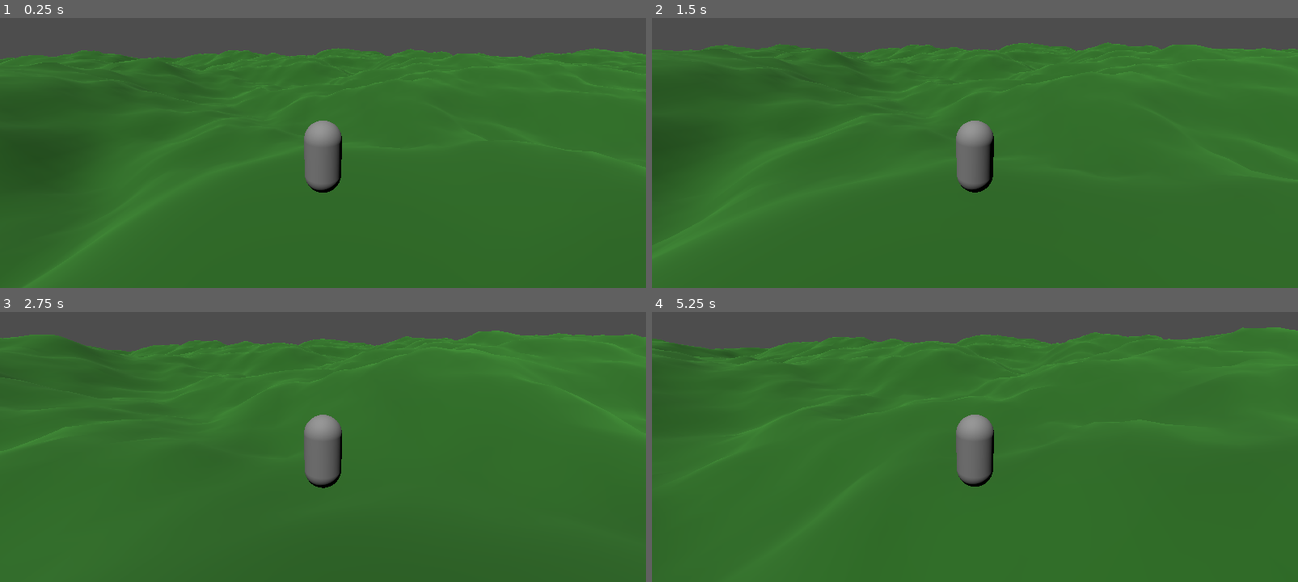
Above: before the commit, frames 1-4 (two rows, left to right).
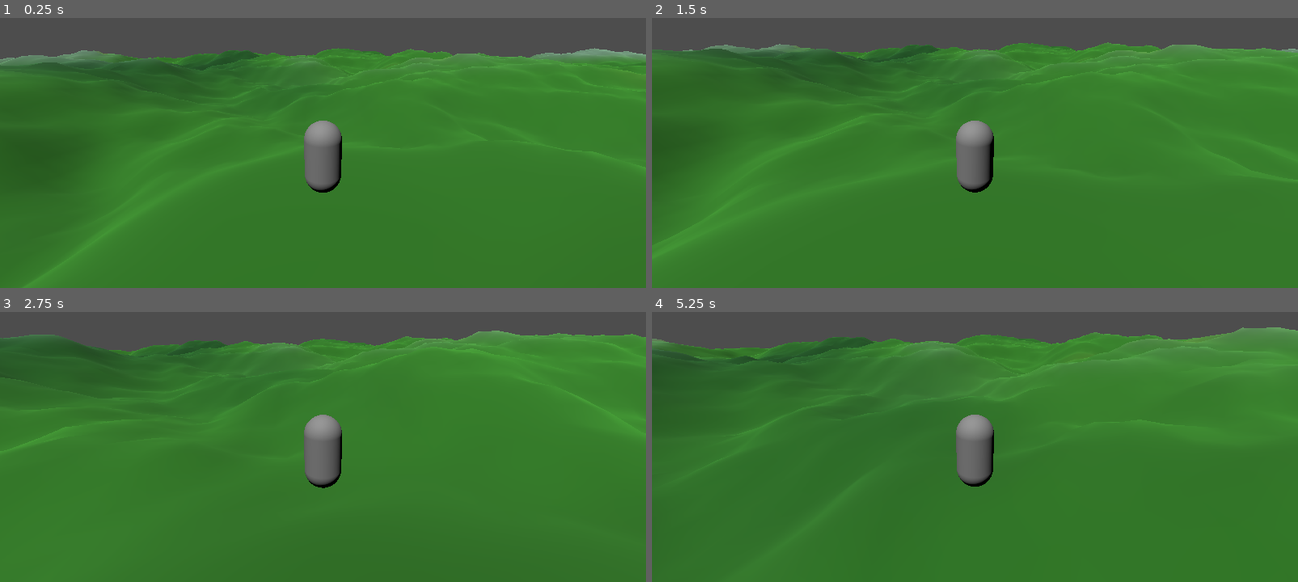
Above: after the commit, the same moments.

Repository: MajorDragonfly/voxelverse
Game: Godot game, scene res://main/main.tscn
Two runs of this game, one before a commit and one after it. Both use one fixed random seed, a clock stepped at 60 frames per second and the inputs below.
Inputs (mouse positions are in pixels of both pictures, inside the frame that each line leads up to):
- Up to frame 1 (0.25 s): no input
- Up to frame 2 (1.5 s): move the mouse to (1007, 104) at 0.52 s; hold W (move_forward) from 0.53 s (still down); click (1007, 104) at 0.6 s; tap Space (jump) at 0.77 s; move the mouse to (942, 107) at 1.27 s; click (942, 107) at 1.35 s
- Up to frame 3 (2.75 s): keep holding W (move_forward); tap Space (jump) at 1.52 s; move the mouse to (335, 393) at 2.02 s; click (335, 393) at 2.1 s
- Up to frame 4 (5.25 s): keep holding W (move_forward); move the mouse to (968, 406) at 2.77 s; click (968, 406) at 2.85 s; tap Space (jump) at 3.02, 3.77, 4.52 s; move the mouse to (1020, 403) at 3.52 s; click (1020, 403) at 3.6 s; move the mouse to (923, 395) at 4.27 s; click (923, 395) at 4.35 s; move the mouse to (981, 401) at 5.02 s; click (981, 401) at 5.1 s

The runs differ from the first frame. In frame 1, 1.4% of the frame differs, in the area x 0-100%, y 11-20%; in frame 2, 0.7%; in frame 3, 0.3%; in frame 4, 0.9%.

Commit message:
Add centralized procedural world generator

Diff:
--- a/autoload/world_generator.gd
+++ b/autoload/world_generator.gd
@@ -1,18 +1,54 @@
 extends Node
 
 
-# Diese Werte definieren aktuell die grundlegende Weltform.
-# Später werden sie durch Planetendaten und Weltprofile ersetzt.
-
+# Grundform des Geländes.
 const TERRAIN_FREQUENCY: float = 0.025
 const TERRAIN_HEIGHT_SCALE: float = 6.0
 const TERRAIN_OCTAVES: int = 5
 
+# Abgeflachter Startbereich.
 const FLAT_SPAWN_RADIUS: float = 4.0
 const SPAWN_BLEND_DISTANCE: float = 8.0
 
-const TEMPERATURE_FREQUENCY: float = 0.0035
-const MOISTURE_FREQUENCY: float = 0.0045
+# Großräumige Klimaverteilung.
+const TEMPERATURE_FREQUENCY: float = 0.004
+const MOISTURE_FREQUENCY: float = 0.005
+
+# Vorläufige Biomfarben.
+const COLOR_GRASSLAND: Color = Color(
+	0.18,
+	0.48,
+	0.12,
+	1.0
+)
+
+const COLOR_DRY: Color = Color(
+	0.58,
+	0.46,
+	0.20,
+	1.0
+)
+
+const COLOR_WET: Color = Color(
+	0.07,
+	0.30,
+	0.10,
+	1.0
+)
+
+const COLOR_COLD: Color = Color(
+	0.38,
+	0.52,
+	0.42,
+	1.0
+)
+
+const COLOR_ROCK: Color = Color(
+	0.34,
+	0.34,
+	0.32,
+	1.0
+)
 
 
 var _terrain_noise: FastNoiseLite
@@ -80,8 +116,6 @@
 		world_z
 	) * TERRAIN_HEIGHT_SCALE
 
-	# Nur um den Startpunkt der ersten Kreatur wird das Gelände
-	# sanft abgeflacht.
 	var distance_to_spawn := Vector2(
 		world_x,
 		world_z
@@ -107,8 +141,6 @@
 		world_z
 	)
 
-	# Noise liefert ungefähr -1 bis +1.
-	# Wir wandeln das in einen Wert von 0 bis 1 um.
 	return clampf(
 		(noise_value + 1.0) * 0.5,
 		0.0,
@@ -134,6 +166,92 @@
 	)
 
 
+func get_biome_color(
+	world_x: float,
+	world_z: float,
+	terrain_height: float
+) -> Color:
+	var temperature := get_temperature(
+		world_x,
+		world_z
+	)
+
+	var moisture := get_moisture(
+		world_x,
+		world_z
+	)
+
+	# Höhere Gebiete sind vorläufig kälter.
+	temperature -= maxf(
+		terrain_height,
+		0.0
+	) * 0.035
+
+	temperature = clampf(
+		temperature,
+		0.0,
+		1.0
+	)
+
+	var biome_color := COLOR_GRASSLAND
+
+	# Trockene Gebiete.
+	var dry_factor := (
+		1.0
+		- smoothstep(
+			0.30,
+			0.50,
+			moisture
+		)
+	)
+
+	biome_color = biome_color.lerp(
+		COLOR_DRY,
+		dry_factor
+	)
+
+	# Feuchte Gebiete.
+	var wet_factor := smoothstep(
+		0.58,
+		0.76,
+		moisture
+	)
+
+	biome_color = biome_color.lerp(
+		COLOR_WET,
+		wet_factor
+	)
+
+	# Kalte Gebiete.
+	var cold_factor := (
+		1.0
+		- smoothstep(
+			0.28,
+			0.46,
+			temperature
+		)
+	)
+
+	biome_color = biome_color.lerp(
+		COLOR_COLD,
+		cold_factor
+	)
+
+	# Hohe Gebiete werden felsiger.
+	var rock_factor := smoothstep(
+		3.0,
+		5.5,
+		terrain_height
+	)
+
+	biome_color = biome_color.lerp(
+		COLOR_ROCK,
+		rock_factor
+	)
+
+	return biome_color
+
+
 func _ensure_initialized() -> void:
 	if not _initialized:
 		rebuild()
--- a/world/resources/terrain/terrain_chunk.gd
+++ b/world/resources/terrain/terrain_chunk.gd
@@ -1,22 +1,14 @@
 extends StaticBody3D
 
 
-@export_category("Chunk Size")
+@export_category("Chunk Geometry")
 @export_range(9, 257, 1) var vertices_x: int = 65
 @export_range(9, 257, 1) var vertices_z: int = 65
 @export_range(0.25, 5.0, 0.25) var cell_size: float = 1.0
 
-@export_category("Terrain Shape")
-@export_range(0.001, 0.2, 0.001) var noise_frequency: float = 0.025
-@export_range(0.0, 30.0, 0.5) var height_scale: float = 6.0
-@export_range(1, 8, 1) var noise_octaves: int = 5
-
-@export_category("Spawn Area")
-@export_range(0.0, 20.0, 0.5) var flat_spawn_radius: float = 4.0
-@export_range(0.5, 20.0, 0.5) var spawn_blend_distance: float = 8.0
-
-# Position dieses Chunks im späteren Chunk-Raster.
+
 var chunk_coordinates: Vector2i = Vector2i.ZERO
+
 
 @onready var terrain_mesh: MeshInstance3D = $TerrainMesh
 @onready var terrain_collision: CollisionShape3D = $TerrainCollision
@@ -47,14 +39,6 @@
 	terrain_mesh.mesh = null
 	terrain_collision.shape = null
 
-	var noise := FastNoiseLite.new()
-
-	noise.seed = GameState.world_seed
-	noise.frequency = noise_frequency
-	noise.fractal_octaves = noise_octaves
-	noise.fractal_gain = 0.5
-	noise.fractal_lacunarity = 2.0
-
 	var surface_tool := SurfaceTool.new()
 	surface_tool.begin(Mesh.PRIMITIVE_TRIANGLES)
 
@@ -64,69 +48,104 @@
 	var half_width := terrain_width * 0.5
 	var half_depth := terrain_depth * 0.5
 
-	for z in range(vertices_z - 1):
-		for x in range(vertices_x - 1):
+	for grid_z in range(vertices_z - 1):
+		for grid_x in range(vertices_x - 1):
 			var vertex_00 := _create_vertex(
-				x,
-				z,
-				noise,
+				grid_x,
+				grid_z,
 				half_width,
 				half_depth
 			)
 
 			var vertex_01 := _create_vertex(
-				x,
-				z + 1,
-				noise,
+				grid_x,
+				grid_z + 1,
 				half_width,
 				half_depth
 			)
 
 			var vertex_10 := _create_vertex(
-				x + 1,
-				z,
-				noise,
+				grid_x + 1,
+				grid_z,
 				half_width,
 				half_depth
 			)
 
 			var vertex_11 := _create_vertex(
-				x + 1,
-				z + 1,
-				noise,
+				grid_x + 1,
+				grid_z + 1,
 				half_width,
 				half_depth
 			)
 
 			var uv_00 := Vector2(
-				float(x) / float(vertices_x - 1),
-				float(z) / float(vertices_z - 1)
+				float(grid_x) / float(vertices_x - 1),
+				float(grid_z) / float(vertices_z - 1)
 			)
 
 			var uv_01 := Vector2(
-				float(x) / float(vertices_x - 1),
-				float(z + 1) / float(vertices_z - 1)
+				float(grid_x) / float(vertices_x - 1),
+				float(grid_z + 1) / float(vertices_z - 1)
 			)
 
 			var uv_10 := Vector2(
-				float(x + 1) / float(vertices_x - 1),
-				float(z) / float(vertices_z - 1)
+				float(grid_x + 1) / float(vertices_x - 1),
+				float(grid_z) / float(vertices_z - 1)
 			)
 
 			var uv_11 := Vector2(
-				float(x + 1) / float(vertices_x - 1),
-				float(z + 1) / float(vertices_z - 1)
-			)
+				float(grid_x + 1) / float(vertices_x - 1),
+				float(grid_z + 1) / float(vertices_z - 1)
+			)
+
+			var color_00 := _get_vertex_color(vertex_00)
+			var color_01 := _get_vertex_color(vertex_01)
+			var color_10 := _get_vertex_color(vertex_10)
+			var color_11 := _get_vertex_color(vertex_11)
 
 			# Erstes Dreieck.
-			_add_vertex(surface_tool, vertex_00, uv_00)
-			_add_vertex(surface_tool, vertex_10, uv_10)
-			_add_vertex(surface_tool, vertex_01, uv_01)
+			_add_vertex(
+				surface_tool,
+				vertex_00,
+				uv_00,
+				color_00
+			)
+
+			_add_vertex(
+				surface_tool,
+				vertex_10,
+				uv_10,
+				color_10
+			)
+
+			_add_vertex(
+				surface_tool,
+				vertex_01,
+				uv_01,
+				color_01
+			)
 
 			# Zweites Dreieck.
-			_add_vertex(surface_tool, vertex_10, uv_10)
-			_add_vertex(surface_tool, vertex_11, uv_11)
-			_add_vertex(surface_tool, vertex_01, uv_01)
+			_add_vertex(
+				surface_tool,
+				vertex_10,
+				uv_10,
+				color_10
+			)
+
+			_add_vertex(
+				surface_tool,
+				vertex_11,
+				uv_11,
+				color_11
+			)
+
+			_add_vertex(
+				surface_tool,
+				vertex_01,
+				uv_01,
+				color_01
+			)
 
 	surface_tool.index()
 	surface_tool.generate_normals()
@@ -134,7 +153,9 @@
 	var generated_mesh: ArrayMesh = surface_tool.commit()
 
 	terrain_mesh.mesh = generated_mesh
-	terrain_collision.shape = generated_mesh.create_trimesh_shape()
+	terrain_collision.shape = (
+		generated_mesh.create_trimesh_shape()
+	)
 
 	_apply_terrain_material()
 
@@ -142,16 +163,19 @@
 func _create_vertex(
 	grid_x: int,
 	grid_z: int,
-	noise: FastNoiseLite,
 	half_width: float,
 	half_depth: float
 ) -> Vector3:
-	# Position innerhalb dieses Chunks.
-	var local_x := float(grid_x) * cell_size - half_width
-	var local_z := float(grid_z) * cell_size - half_depth
-
-	# Globale Position innerhalb der gesamten Welt.
-	# Dadurch stimmen die Höhen an Chunk-Grenzen überein.
+	var local_x := (
+		float(grid_x) * cell_size
+		- half_width
+	)
+
+	var local_z := (
+		float(grid_z) * cell_size
+		- half_depth
+	)
+
 	var world_x := (
 		float(chunk_coordinates.x) * get_chunk_width()
 		+ local_x
@@ -162,37 +186,45 @@
 		+ local_z
 	)
 
-	var height := noise.get_noise_2d(
+	var terrain_height := WorldGenerator.get_terrain_height(
 		world_x,
 		world_z
-	) * height_scale
-
-	# Nur rund um den globalen Weltmittelpunkt wird abgeflacht.
-	var distance_to_spawn := Vector2(
-		world_x,
-		world_z
-	).length()
-
-	var flatten_factor := smoothstep(
-		flat_spawn_radius,
-		flat_spawn_radius + spawn_blend_distance,
-		distance_to_spawn
-	)
-
-	height *= flatten_factor
+	)
 
 	return Vector3(
 		local_x,
-		height,
+		terrain_height,
 		local_z
+	)
+
+
+func _get_vertex_color(
+	local_position: Vector3
+) -> Color:
+	var world_x := (
+		float(chunk_coordinates.x) * get_chunk_width()
+		+ local_position.x
+	)
+
+	var world_z := (
+		float(chunk_coordinates.y) * get_chunk_depth()
+		+ local_position.z
+	)
+
+	return WorldGenerator.get_biome_color(
+		world_x,
+		world_z,
+		local_position.y
 	)
 
 
 func _add_vertex(
 	surface_tool: SurfaceTool,
 	vertex_position: Vector3,
-	uv: Vector2
+	uv: Vector2,
+	vertex_color: Color
 ) -> void:
+	surface_tool.set_color(vertex_color)
 	surface_tool.set_uv(uv)
 	surface_tool.add_vertex(vertex_position)
 
@@ -200,13 +232,8 @@
 func _apply_terrain_material() -> void:
 	var material := StandardMaterial3D.new()
 
-	material.albedo_color = Color(
-		0.16,
-		0.42,
-		0.12,
-		1.0
-	)
-
+	material.albedo_color = Color.WHITE
+	material.vertex_color_use_as_albedo = true
 	material.roughness = 1.0
 
 	terrain_mesh.material_override = material
